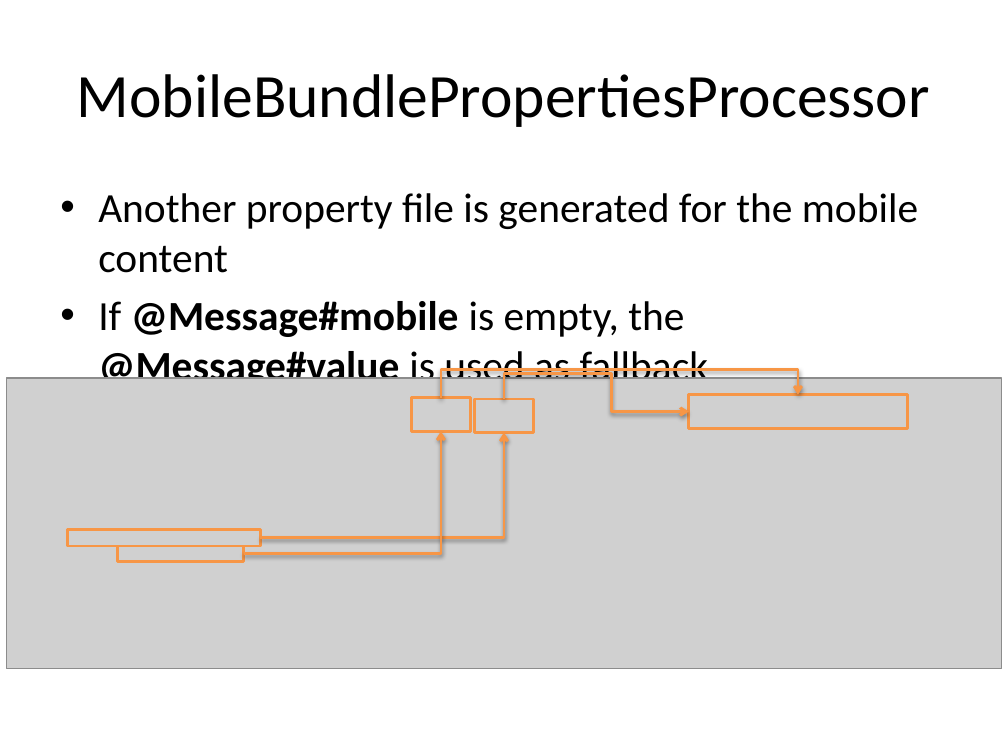
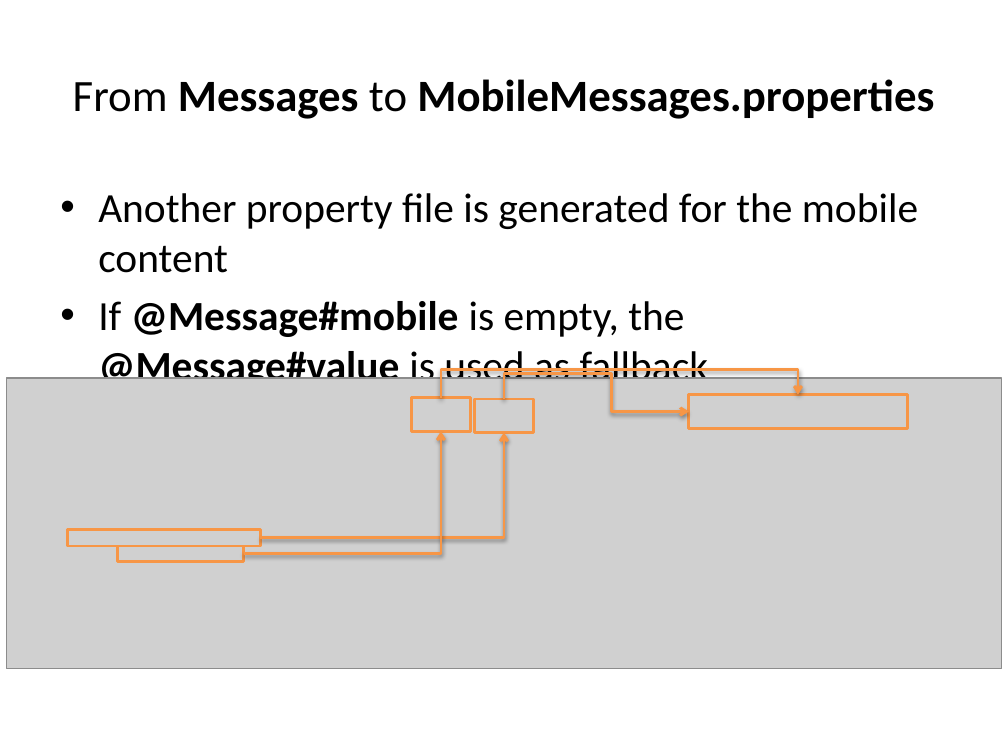
Before and after one commit to dbaeli/ez18n, a slide deck: slide 5 of ez18n-slides/javaone-2012/ez18n_javaone2012_tech.pptx. Drawn at 1008x756 pixels with LibreOffice and Linux fonts; fonts in the diff are those of the drawing; grey boxes stand for pictures; background and template pictures are left out. Boxes give left, top, right and bottom in pixels: in the first picture for what was removed or moved away, otherwise in the second. Text is boxed around its words. In the diff, an @@ line names an element or a change of style, - is before the commit and + after.

```diff
--- a/ez18n-slides/javaone-2012/ez18n_javaone2012_tech.pptx
+++ b/ez18n-slides/javaone-2012/ez18n_javaone2012_tech.pptx
@@ title at [73, 79, 934, 119]: text changed; size 44 to 32 pt; bold on @@
-MobileBundlePropertiesProcessor
+From Messages to MobileMessages.properties
```
Also in this commit, not shown: 9 other slides changed, 1 slide added, 6 other files.
